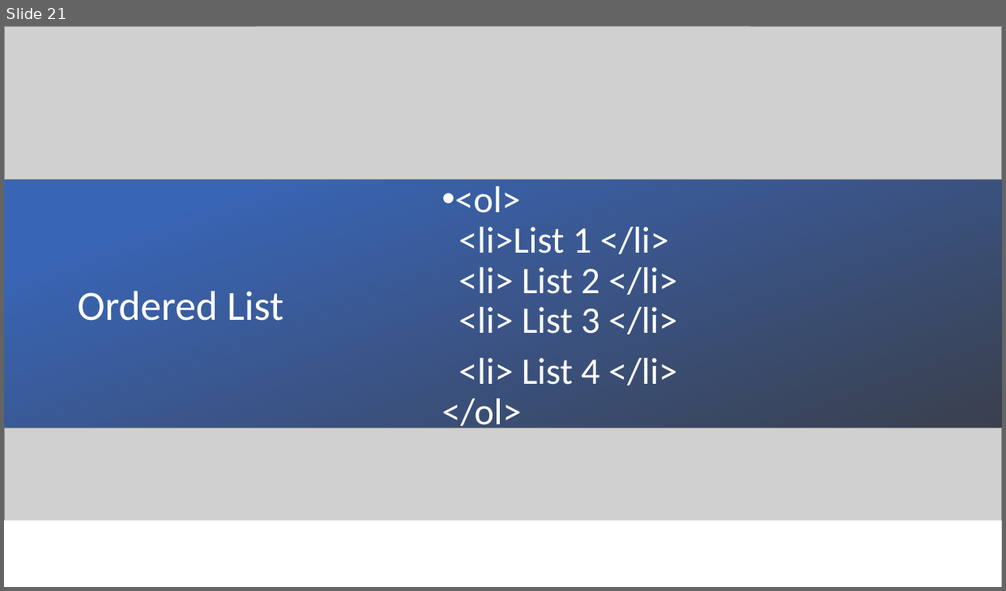
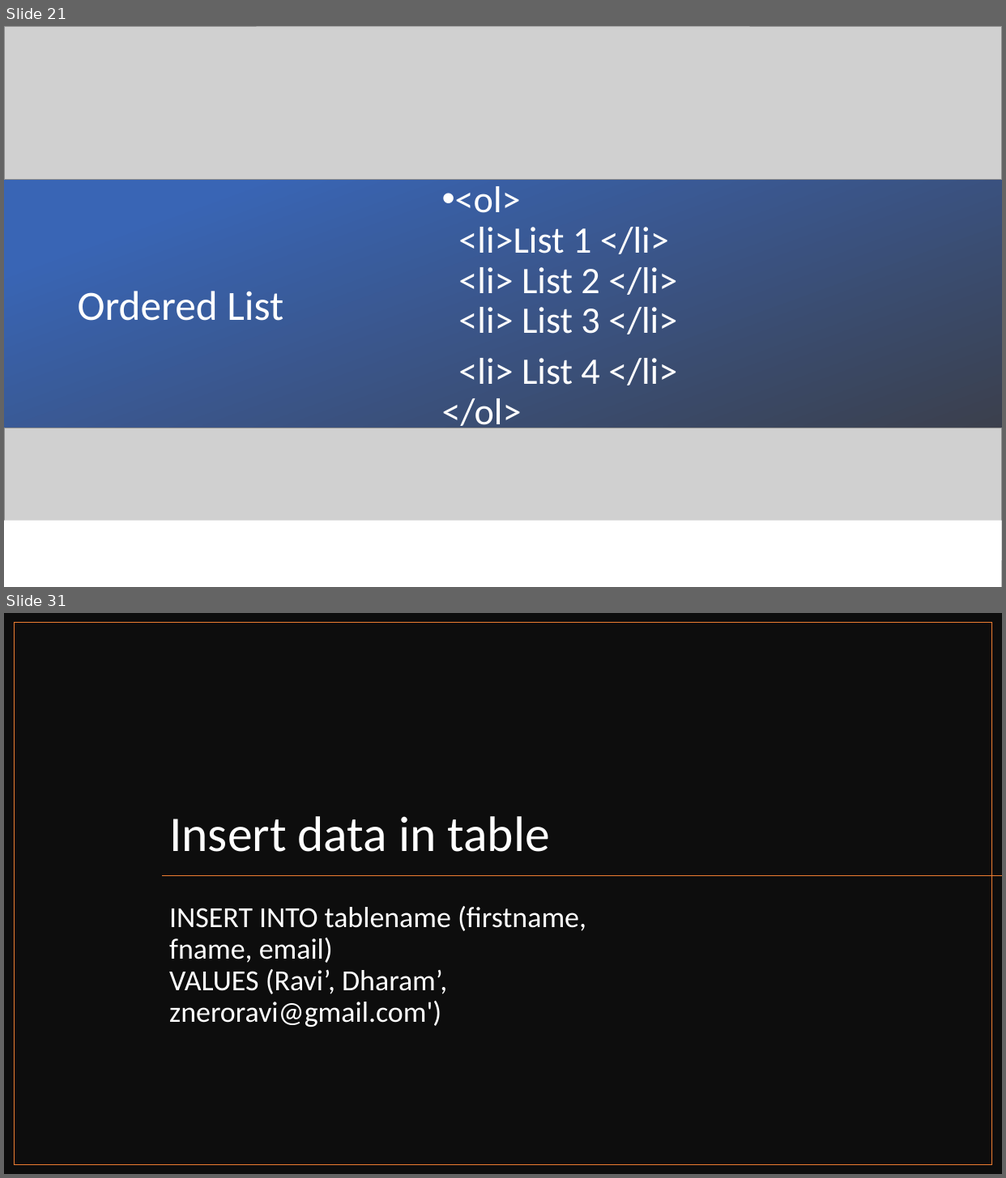
Before and after one commit to zneroravi/FullStack20, a slide deck: FullStackTraining.pptx. Shown one above the other, each under a label of ours: slide 21 before the commit, slides 21 and 31 after it; the slides between them are not shown. The pictures are 1006x591 and 1006x1178 pixels, drawn with LibreOffice and Linux fonts; fonts in the diff are those of the drawing; grey boxes stand for pictures. Boxes give left, top, right and bottom in pixels: in the first picture for what was removed or moved away, otherwise in the second. Text is boxed around its words. In the diff, an @@ line names an element or a change of style, - is before the commit and + after.

```diff
--- a/FullStackTraining.pptx
+++ b/FullStackTraining.pptx
@@ slide 31 added at [4, 613, 1002, 1174], background #FFFFFF @@
@@ rectangle added at [4, 613, 1002, 1174], fill #0D0D0D @@
@@ rectangle added at [15, 623, 992, 1165], outline #ED7D31 1 pt @@
@@ title added at [169, 816, 549, 852], 48 pt, text #FFFFFF @@
+Insert data in table
@@ line added from (1002, 875) to (162, 875), #ED7D31 1 pt @@
@@ text added at [169, 906, 586, 1027], 28 pt, text #FFFFFF @@
+INSERT INTO tablename (firstname, fname, email)
+VALUES (Ravi’, Dharam’, zneroravi@gmail.com')
```
Also in this commit, not shown: 17 other slides added.
